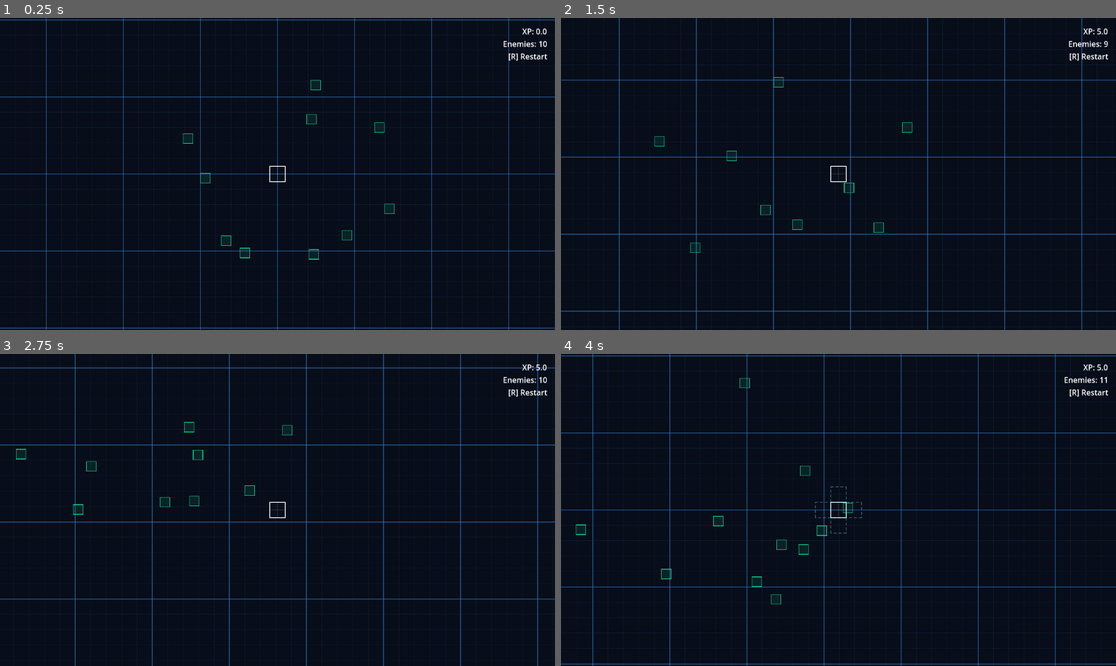
Above: before the commit, frames 1-4 (two rows, left to right).
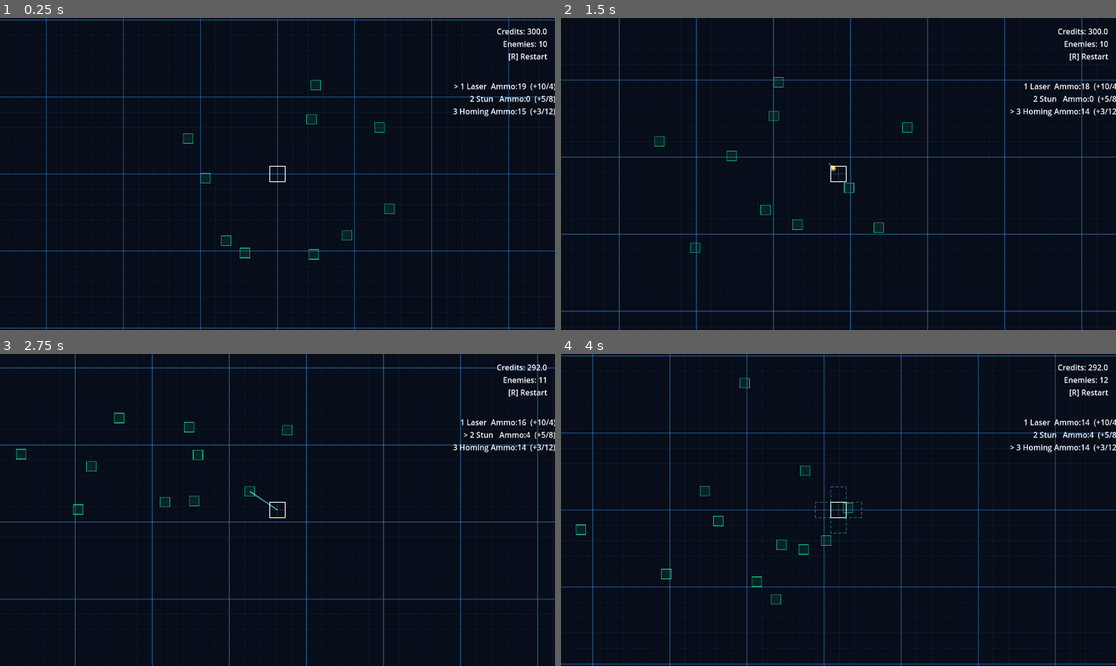
Above: after the commit, the same moments.

Repository: sudheej/neon.io
Game: Godot game, scene res://scenes/Main.tscn
Same seed, same stepped clock (60 frames per second), same inputs: the game is played once before the commit and once after it.
Inputs (mouse positions are in pixels of both pictures, inside the frame that each line leads up to):
- Up to frame 1 (0.25 s): no input
- Up to frame 2 (1.5 s): move the mouse to (960, 158) at 0.52 s; hold D (move_right) 0.53-1.28 s; hold [ (select_prev_slot) 0.53-1.28 s; tap 3 (weapon_homing, bound only after the commit) at 0.8, 1.35 s; move the mouse to (727, 189) at 1.27 s; hold S (move_down) from 1.28 s (still down)
- Up to frame 3 (2.75 s): tap 1 (weapon_laser, bound only after the commit) at 1.55 s; move the mouse to (333, 441) at 2.02 s; release S (move_down) at 2.03 s; hold D (move_right) from 2.03 s (still down); hold 1 (weapon_laser, bound only after the commit) from 2.03 s (still down); tap 2 (weapon_stun, bound only after the commit) at 2.3 s
- Up to frame 4 (4 s): move the mouse to (810, 572) at 2.77 s; release D (move_right) at 2.78 s; release 1 (weapon_laser, bound only after the commit) at 2.78 s; hold W (move_up) 2.78-3.53 s; tap 2 (weapon_stun, bound only after the commit) at 2.85 s; tap [ (select_prev_slot) at 3.05 s; move the mouse to (1005, 556) at 3.52 s; hold A (move_left) from 3.53 s (still down); hold E (expand_mode) from 3.53 s (still down); tap 3 (weapon_homing, bound only after the commit) at 3.8 s

The runs differ from the first frame. In frame 1, 0.6% of the frame differs, in the area x 81-100%, y 3-32%; in frame 2, 0.7%, in the area x 37-100%, y 3-50%; in frame 3, 0.7%; in frame 4, 0.7%.

Commit message:
Introduce additional weapons

Diff:
--- a/project.godot
+++ b/project.godot
@@ -27,6 +27,9 @@
 select_prev_slot={"deadzone":0.5,"events":[Object(InputEventKey,"physical_keycode":91,"keycode":91,"unicode":91)]}
 restart_game={"deadzone":0.5,"events":[Object(InputEventKey,"physical_keycode":82,"keycode":82,"unicode":114)]}
 toggle_range={"deadzone":0.5,"events":[Object(InputEventKey,"physical_keycode":81,"keycode":81,"unicode":113)]}
+weapon_laser={"deadzone":0.5,"events":[Object(InputEventKey,"physical_keycode":49,"keycode":49,"unicode":49)]}
+weapon_stun={"deadzone":0.5,"events":[Object(InputEventKey,"physical_keycode":50,"keycode":50,"unicode":50)]}
+weapon_homing={"deadzone":0.5,"events":[Object(InputEventKey,"physical_keycode":51,"keycode":51,"unicode":51)]}
 
 [rendering]
 
--- a/scenes/World.tscn
+++ b/scenes/World.tscn
@@ -27,6 +27,18 @@
 horizontal_alignment = 2
 text = "XP: 0.0\nEnemies: 0\n[R] Restart"
 
+[node name="WeaponLegend" type="Label" parent="HUD"]
+anchor_left = 1.0
+anchor_top = 0.0
+anchor_right = 1.0
+anchor_bottom = 0.0
+offset_left = -220.0
+offset_top = 130.0
+offset_right = -16.0
+offset_bottom = 250.0
+horizontal_alignment = 2
+text = "> 1 Laser  Ammo:20  (+10/4)\n  2 Stun   Ammo:0   (+5/8)\n  3 Homing Ammo:0   (+3/12)"
+
 [node name="Enemies" type="Node2D" parent="."]
 
 [node name="Camera2D" type="Camera2D" parent="."]
--- a/scripts/player/Player.gd
+++ b/scripts/player/Player.gd
@@ -2,12 +2,13 @@
 class_name Player
 
 const PlayerShapeScript = preload("res://scripts/player/PlayerShape.gd")
+const WeaponSlot = preload("res://scripts/weapons/WeaponSlot.gd")
 
 const MOVE_SPEED: float = 180.0
 const ACCEL: float = 12.0
 const EXPAND_COST: float = 6.0
 var velocity: Vector2 = Vector2.ZERO
-var xp: float = 0.0
+var xp: float = 300.0
 var expand_mode: bool = false
 var show_range: bool = false
 var range_phase: float = 0.0
@@ -61,6 +62,15 @@
 	if event.is_action_pressed("toggle_range"):
 		show_range = !show_range
 		queue_redraw()
+	if event.is_action_pressed("weapon_laser"):
+		weapon_system.select_weapon_and_buy(WeaponSlot.WeaponType.LASER)
+		queue_redraw()
+	if event.is_action_pressed("weapon_stun"):
+		weapon_system.select_weapon_and_buy(WeaponSlot.WeaponType.STUN)
+		queue_redraw()
+	if event.is_action_pressed("weapon_homing"):
+		weapon_system.select_weapon_and_buy(WeaponSlot.WeaponType.HOMING)
+		queue_redraw()
 
 	if expand_mode and event.is_action_pressed("expand_place"):
 		var grid_pos = local_to_grid(to_local(get_global_mouse_position()))
@@ -74,6 +84,12 @@
 
 func add_xp(amount: float) -> void:
 	xp += amount
+
+func spend_xp(amount: float) -> bool:
+	if xp < amount:
+		return false
+	xp -= amount
+	return true
 
 func local_to_grid(v: Vector2) -> Vector2i:
 	return shape.local_to_grid(v)
--- a/scripts/weapons/WeaponSystem.gd
+++ b/scripts/weapons/WeaponSystem.gd
@@ -5,6 +5,14 @@
 const PlayerShapeScript = preload("res://scripts/player/PlayerShape.gd")
 
 const FIRE_COOLDOWN: float = 0.35
+const STUN_COST: float = 8.0
+const HOMING_COST: float = 14.0
+const LASER_PACK_COST: float = 4.0
+const STUN_PACK_COST: float = 8.0
+const HOMING_PACK_COST: float = 12.0
+const LASER_PACK_AMMO: int = 10
+const STUN_PACK_AMMO: int = 5
+const HOMING_PACK_AMMO: int = 3
 
 var player: Node2D
 var shape: Node
@@ -15,6 +23,22 @@
 var slot_blocked: Dictionary = {}
 var armed_cell: Vector2i = Vector2i.ZERO
 var has_armed_cell: bool = false
+var weapon_costs: Dictionary = {
+	WeaponSlot.WeaponType.LASER: 0.0,
+	WeaponSlot.WeaponType.STUN: STUN_COST,
+	WeaponSlot.WeaponType.HOMING: HOMING_COST
+}
+var weapon_cooldowns: Dictionary = {
+	WeaponSlot.WeaponType.LASER: 0.55,
+	WeaponSlot.WeaponType.STUN: 0.42,
+	WeaponSlot.WeaponType.HOMING: 0.3
+}
+var weapon_ammo: Dictionary = {
+	WeaponSlot.WeaponType.LASER: 20,
+	WeaponSlot.WeaponType.STUN: 0,
+	WeaponSlot.WeaponType.HOMING: 15
+}
+var auto_reload: bool = true
 
 func _ready() -> void:
 	player = get_parent() as Node2D
@@ -31,7 +55,7 @@
 		var slot_data: Dictionary = shape.cells[grid_pos]["slots"]
 		for dir in PlayerShapeScript.DIRS:
 			var weapon_type = slot_data[dir]["weapon"]
-			var slot := WeaponSlot.new(grid_pos, dir, weapon_type)
+			var slot = WeaponSlot.new(grid_pos, dir, weapon_type)
 			slots.append(slot)
 			slot_cooldowns[slot] = 0.0
 			slot_blocked[slot] = false
@@ -58,13 +82,90 @@
 		return null
 	return slots[selected_index]
 
+func get_selected_weapon_type() -> int:
+	var slot = get_selected_slot()
+	if slot == null:
+		return WeaponSlot.WeaponType.LASER
+	return slot.weapon_type
+
+func get_weapon_cost(weapon_type: int) -> float:
+	return weapon_costs.get(weapon_type, 0.0)
+
+func get_weapon_pack_cost(weapon_type: int) -> float:
+	match weapon_type:
+		WeaponSlot.WeaponType.LASER:
+			return LASER_PACK_COST
+		WeaponSlot.WeaponType.STUN:
+			return STUN_PACK_COST
+		WeaponSlot.WeaponType.HOMING:
+			return HOMING_PACK_COST
+		_:
+			return 0.0
+
+func get_weapon_pack_ammo(weapon_type: int) -> int:
+	match weapon_type:
+		WeaponSlot.WeaponType.LASER:
+			return LASER_PACK_AMMO
+		WeaponSlot.WeaponType.STUN:
+			return STUN_PACK_AMMO
+		WeaponSlot.WeaponType.HOMING:
+			return HOMING_PACK_AMMO
+		_:
+			return 0
+
+func get_weapon_ammo(weapon_type: int) -> int:
+	return weapon_ammo.get(weapon_type, 0)
+
+func get_weapon_label(weapon_type: int) -> String:
+	match weapon_type:
+		WeaponSlot.WeaponType.LASER:
+			return "Laser"
+		WeaponSlot.WeaponType.STUN:
+			return "Stun"
+		WeaponSlot.WeaponType.HOMING:
+			return "Homing"
+		_:
+			return "Unknown"
+
+func try_set_selected_weapon(weapon_type: int) -> bool:
+	var slot = get_selected_slot()
+	if slot == null:
+		return false
+	if slot.weapon_type == weapon_type:
+		return true
+	var cost = get_weapon_cost(weapon_type)
+	if cost > 0.0:
+		if player == null or not player.has_method("spend_xp"):
+			return false
+		if not player.spend_xp(cost):
+			return false
+	_set_slot_weapon(slot, weapon_type)
+	return true
+
+func select_weapon_and_buy(weapon_type: int) -> void:
+	var slot = get_selected_slot()
+	if slot == null:
+		return
+	var pack_cost = get_weapon_pack_cost(weapon_type)
+	var pack_amount = get_weapon_pack_ammo(weapon_type)
+	if get_weapon_ammo(weapon_type) > 0:
+		_set_slot_weapon(slot, weapon_type)
+		return
+	if pack_cost <= 0.0 or pack_amount <= 0:
+		return
+	if player == null or not player.has_method("spend_xp"):
+		return
+	if player.spend_xp(pack_cost):
+		weapon_ammo[weapon_type] = get_weapon_ammo(weapon_type) + pack_amount
+		_set_slot_weapon(slot, weapon_type)
+
 func set_armed_cell(grid_pos: Vector2i) -> void:
 	armed_cell = grid_pos
 	has_armed_cell = true
 	_sync_selection_to_armed_cell()
 
 func sync_armed_cell_to_selection() -> void:
-	var slot := get_selected_slot()
+	var slot = get_selected_slot()
 	if slot == null:
 		return
 	armed_cell = slot.grid_pos
@@ -81,60 +182,105 @@
 	if slots.is_empty() or shape == null:
 		return
 
-	var slot := get_selected_slot()
+	var slot = get_selected_slot()
 	if slot == null:
 		return
 	slot_cooldowns[slot] = maxf(slot_cooldowns[slot] - delta, 0.0)
-	var origin := get_slot_world_origin(slot)
-	var blocked := false
+	var origin = get_slot_world_origin(slot)
+	var blocked = false
 	slot_blocked[slot] = blocked
 	if blocked:
 		return
 	if slot_cooldowns[slot] > 0.0:
 		return
-
-	var target := _find_nearest_enemy_in_range(origin, slot.range, enemies)
+	var weapon_type = slot.weapon_type
+	if weapon_type == WeaponSlot.WeaponType.HOMING:
+		if get_tree().get_nodes_in_group("homing_missiles").size() > 0:
+			return
+	if get_weapon_ammo(weapon_type) <= 0:
+		if auto_reload and _try_auto_reload(weapon_type):
+			pass
+		else:
+			return
+
+	var target = _find_nearest_enemy_in_range(origin, slot.range, enemies)
 	if target == null:
 		return
 
 	_fire_at_target(slot, origin, target)
-	slot_cooldowns[slot] = FIRE_COOLDOWN
+	_consume_ammo(weapon_type, 1)
+	slot_cooldowns[slot] = weapon_cooldowns.get(weapon_type, FIRE_COOLDOWN)
 
 func is_slot_blocked(slot: WeaponSlot) -> bool:
 	return slot_blocked.get(slot, false)
 
 func _find_nearest_enemy_in_range(origin: Vector2, max_range: float, enemies: Array[Node]) -> Node2D:
-	var best_dist := max_range
+	var best_dist = max_range
 	var best_enemy: Node2D = null
 	for enemy in enemies:
-		var enemy_node := enemy as Node2D
+		var enemy_node = enemy as Node2D
 		if enemy_node == null:
 			continue
-		var dist := origin.distance_to(enemy_node.global_position)
+		var dist = origin.distance_to(enemy_node.global_position)
 		if dist <= best_dist:
 			best_dist = dist
 			best_enemy = enemy_node
 	return best_enemy
 
 func _fire_at_target(slot: WeaponSlot, origin: Vector2, target: Node2D) -> void:
-	var world := get_tree().get_first_node_in_group("world") as Node
+	var world = get_tree().get_first_node_in_group("world") as Node
 	if world == null:
 		return
 
-	var laser := preload("res://scripts/weapons/projectiles/LaserShot.gd").new()
-	laser.global_position = Vector2.ZERO
 	var local_pos = shape.grid_to_local(slot.grid_pos)
-	laser.setup(origin, target.global_position, player, local_pos, target)
-	world.add_child(laser)
-
-	var damage := 5.0
-	var stun_duration := 0.0
+	var damage = 4.0
+	var stun_duration = 0.0
 	if slot.weapon_type == WeaponSlot.WeaponType.STUN:
-		stun_duration = 0.6
+		stun_duration = 0.65
 		damage = 3.0
-
-	if target.has_method("apply_damage"):
-		target.apply_damage(damage, stun_duration)
+	elif slot.weapon_type == WeaponSlot.WeaponType.HOMING:
+		damage = 7.0
+
+	if slot.weapon_type == WeaponSlot.WeaponType.HOMING:
+		var homing = preload("res://scripts/weapons/projectiles/HomingShot.gd").new()
+		homing.global_position = origin
+		homing.setup(origin, target, damage)
+		world.add_child(homing)
+	else:
+		var laser = preload("res://scripts/weapons/projectiles/LaserShot.gd").new()
+		laser.global_position = Vector2.ZERO
+		laser.setup(origin, target.global_position, player, local_pos, target)
+		world.add_child(laser)
+
+	if slot.weapon_type != WeaponSlot.WeaponType.HOMING:
+		if target.has_method("apply_damage"):
+			target.apply_damage(damage, stun_duration)
+
+func _set_slot_weapon(slot: WeaponSlot, weapon_type: int) -> void:
+	slot.weapon_type = weapon_type
+	if shape == null:
+		return
+	if not shape.cells.has(slot.grid_pos):
+		return
+	var slot_data: Dictionary = shape.cells[slot.grid_pos]["slots"]
+	if slot_data.has(slot.dir):
+		slot_data[slot.dir]["weapon"] = weapon_type
+
+func _consume_ammo(weapon_type: int, amount: int) -> void:
+	var current = get_weapon_ammo(weapon_type)
+	weapon_ammo[weapon_type] = max(current - amount, 0)
+
+func _try_auto_reload(weapon_type: int) -> bool:
+	var pack_cost = get_weapon_pack_cost(weapon_type)
+	var pack_amount = get_weapon_pack_ammo(weapon_type)
+	if pack_cost <= 0.0 or pack_amount <= 0:
+		return false
+	if player == null or not player.has_method("spend_xp"):
+		return false
+	if not player.spend_xp(pack_cost):
+		return false
+	weapon_ammo[weapon_type] = get_weapon_ammo(weapon_type) + pack_amount
+	return true
 
 func _set_default_armed_cell() -> void:
 	if shape == null:
--- /dev/null
+++ b/scripts/weapons/projectiles/HomingShot.gd
@@ -0,0 +1,75 @@
+extends Node2D
+class_name HomingShot
+
+const LIFE: float = 4.0
+const SPEED_START: float = 90.0
+const SPEED_MAX: float = 520.0
+const ACCEL: float = 520.0
+const HIT_RADIUS: float = 6.0
+const GlowShader = preload("res://scripts/weapons/projectiles/LaserGlow.gdshader")
+
+var target: Node2D = null
+var time_left: float = LIFE
+var velocity: Vector2 = Vector2.ZERO
+var trail: Array[Vector2] = []
+const TRAIL_POINTS: int = 10
+var damage: float = 0.0
+
+func _ready() -> void:
+	var mat = ShaderMaterial.new()
+	mat.shader = GlowShader
+	material = mat
+	add_to_group("homing_missiles")
+
+func setup(start_pos: Vector2, target_node: Node2D, damage_amount: float) -> void:
+	global_position = start_pos
+	target = target_node
+	damage = damage_amount
+	queue_redraw()
+
+func _process(delta: float) -> void:
+	time_left -= delta
+	if time_left <= 0.0:
+		queue_free()
+		return
+	if target != null and is_instance_valid(target):
+		var dir = (target.global_position - global_position)
+		var dist = dir.length()
+		if dist <= HIT_RADIUS:
+			if target.has_method("apply_damage"):
+				target.apply_damage(damage, 0.0)
+			queue_free()
+			return
+		var desired = dir.normalized()
+		var speed = velocity.length()
+		speed = minf(speed + ACCEL * delta, SPEED_MAX)
+		if speed < SPEED_START:
+			speed = SPEED_START
+		velocity = velocity.lerp(desired * speed, 0.25)
+	else:
+		var speed = velocity.length()
+		speed = minf(speed + ACCEL * delta, SPEED_MAX)
+		if speed < SPEED_START:
+			speed = SPEED_START
+		if velocity.length() < 0.001:
+			velocity = Vector2.RIGHT * speed
+		else:
+			velocity = velocity.normalized() * speed
+	var step = minf(velocity.length() * delta, 1000.0)
+	global_position += velocity.normalized() * step
+	trail.append(global_position)
+	if trail.size() > TRAIL_POINTS:
+		trail.remove_at(0)
+	queue_redraw()
+
+func _draw() -> void:
+	var t = time_left / LIFE
+	var core = Color(1.0, 0.6, 0.15, 0.9 * t)
+	var glow = Color(1.0, 0.5, 0.1, 0.55 * t)
+	for i in range(1, trail.size()):
+		var p0 = to_local(trail[i - 1])
+		var p1 = to_local(trail[i])
+		var w = lerpf(1.0, 3.0, float(i) / float(TRAIL_POINTS))
+		draw_line(p0, p1, glow, w)
+	draw_circle(Vector2.ZERO, 6.0, glow)
+	draw_circle(Vector2.ZERO, 3.2, core)
--- a/scripts/world/World.gd
+++ b/scripts/world/World.gd
@@ -1,5 +1,7 @@
 extends Node2D
 class_name World
+
+const WeaponSlot = preload("res://scripts/weapons/WeaponSlot.gd")
 
 const ENEMY_COUNT: int = 10
 const ENEMY_SPAWN_RADIUS: float = 260.0
@@ -12,6 +14,7 @@
 @onready var enemies_root = $Enemies
 @onready var camera = $Camera2D
 @onready var hud_label: Label = $HUD/Info
+@onready var weapon_legend: Label = $HUD/WeaponLegend
 
 func _ready() -> void:
 	add_to_group("world")
@@ -27,6 +30,7 @@
 	var enemies: Array[Node] = _get_enemy_list()
 	player.weapon_system.process_weapons(delta, enemies)
 	_update_hud(enemies)
+	_update_weapon_legend()
 	_maybe_spawn_enemy(delta, enemies.size())
 
 func _get_enemy_list() -> Array[Node]:
@@ -58,4 +62,32 @@
 func _update_hud(enemies: Array[Node]) -> void:
 	if hud_label == null:
 		return
-	hud_label.text = "XP: %.1f\nEnemies: %d\n[R] Restart" % [player.xp, enemies.size()]
+	hud_label.text = "Credits: %.1f\nEnemies: %d\n[R] Restart" % [player.xp, enemies.size()]
+
+func _update_weapon_legend() -> void:
+	if weapon_legend == null:
+		return
+	var weapon_type = player.weapon_system.get_selected_weapon_type()
+	var laser_cost = player.weapon_system.get_weapon_pack_cost(WeaponSlot.WeaponType.LASER)
+	var stun_cost = player.weapon_system.get_weapon_pack_cost(WeaponSlot.WeaponType.STUN)
+	var homing_cost = player.weapon_system.get_weapon_pack_cost(WeaponSlot.WeaponType.HOMING)
+	var laser_ammo = player.weapon_system.get_weapon_ammo(WeaponSlot.WeaponType.LASER)
+	var stun_ammo = player.weapon_system.get_weapon_ammo(WeaponSlot.WeaponType.STUN)
+	var homing_ammo = player.weapon_system.get_weapon_ammo(WeaponSlot.WeaponType.HOMING)
+	var laser_pack = player.weapon_system.get_weapon_pack_ammo(WeaponSlot.WeaponType.LASER)
+	var stun_pack = player.weapon_system.get_weapon_pack_ammo(WeaponSlot.WeaponType.STUN)
+	var homing_pack = player.weapon_system.get_weapon_pack_ammo(WeaponSlot.WeaponType.HOMING)
+	weapon_legend.text = "%s 1 Laser  Ammo:%d  (+%d/%.0f)\n%s 2 Stun   Ammo:%d  (+%d/%.0f)\n%s 3 Homing Ammo:%d  (+%d/%.0f)" % [
+		">" if weapon_type == WeaponSlot.WeaponType.LASER else " ",
+		laser_ammo,
+		laser_pack,
+		laser_cost,
+		">" if weapon_type == WeaponSlot.WeaponType.STUN else " ",
+		stun_ammo,
+		stun_pack,
+		stun_cost,
+		">" if weapon_type == WeaponSlot.WeaponType.HOMING else " ",
+		homing_ammo,
+		homing_pack,
+		homing_cost
+	]
